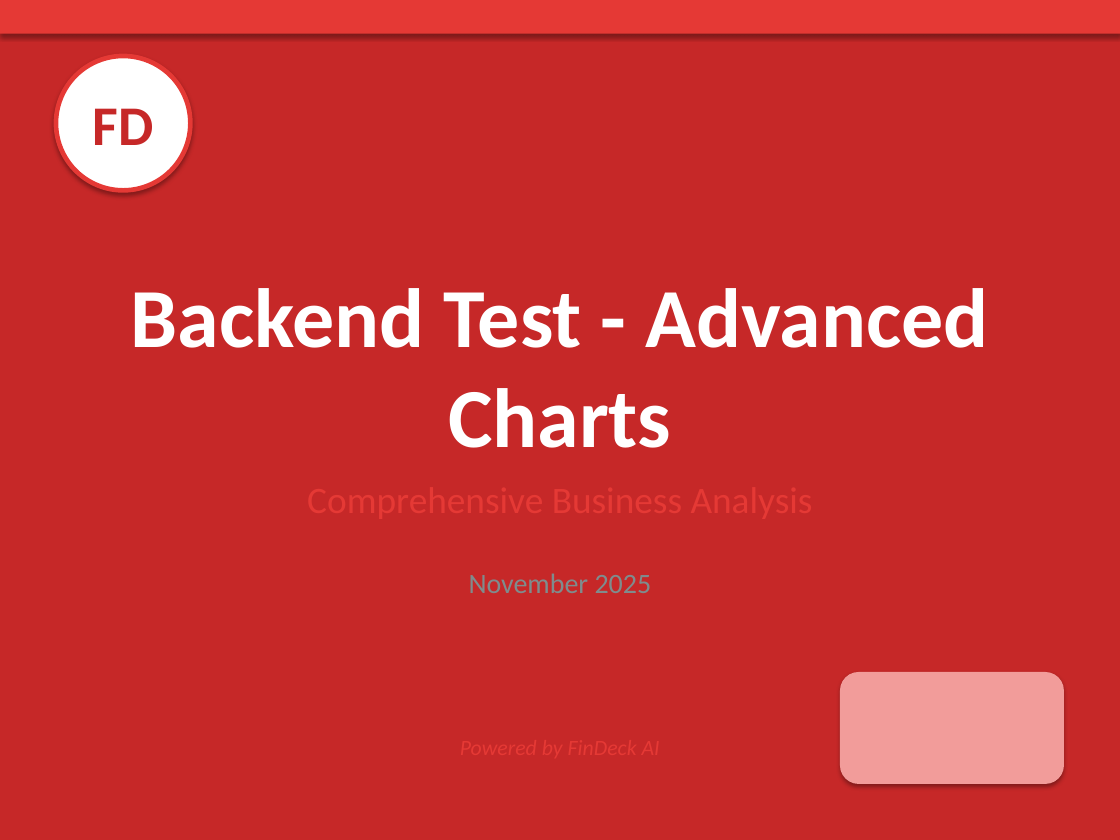
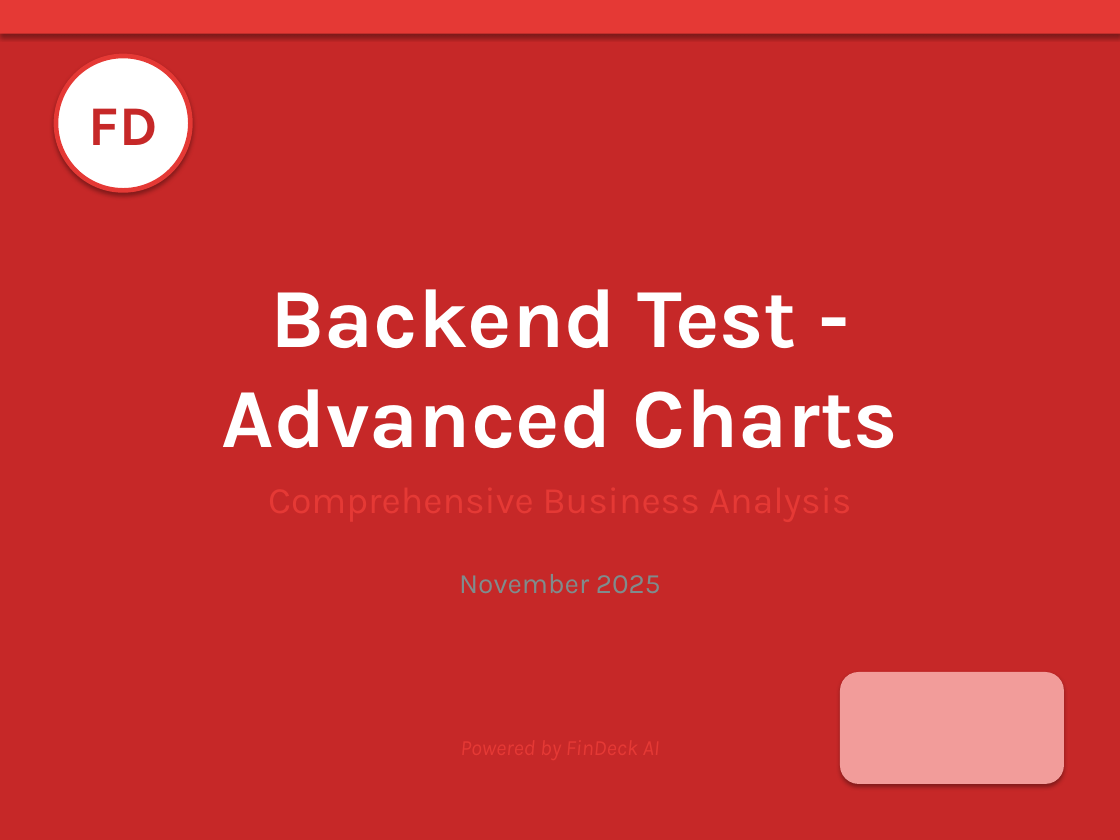
Before and after one commit to gaurav13407/FINEDECK-Excel-to-PPT-, a slide deck: slide 1 of examples/demo_PPT/backend_test_output.pptx. Drawn at 1120x840 pixels with LibreOffice and Linux fonts; fonts in the diff are those of the drawing. Boxes give left, top, right and bottom in pixels: in the first picture for what was removed or moved away, otherwise in the second. Text is boxed around its words. In the diff, an @@ line names an element or a change of style, - is before the commit and + after.

```diff
--- a/examples/demo_PPT/backend_test_output.pptx
+++ b/examples/demo_PPT/backend_test_output.pptx
@@ font Calibri to Karla in 3 elements at (89,108,158,145), (222,289,898,448), (459,574,661,593) @@
```
Also in this commit, not shown: 9 other slides changed, 22 other files.
